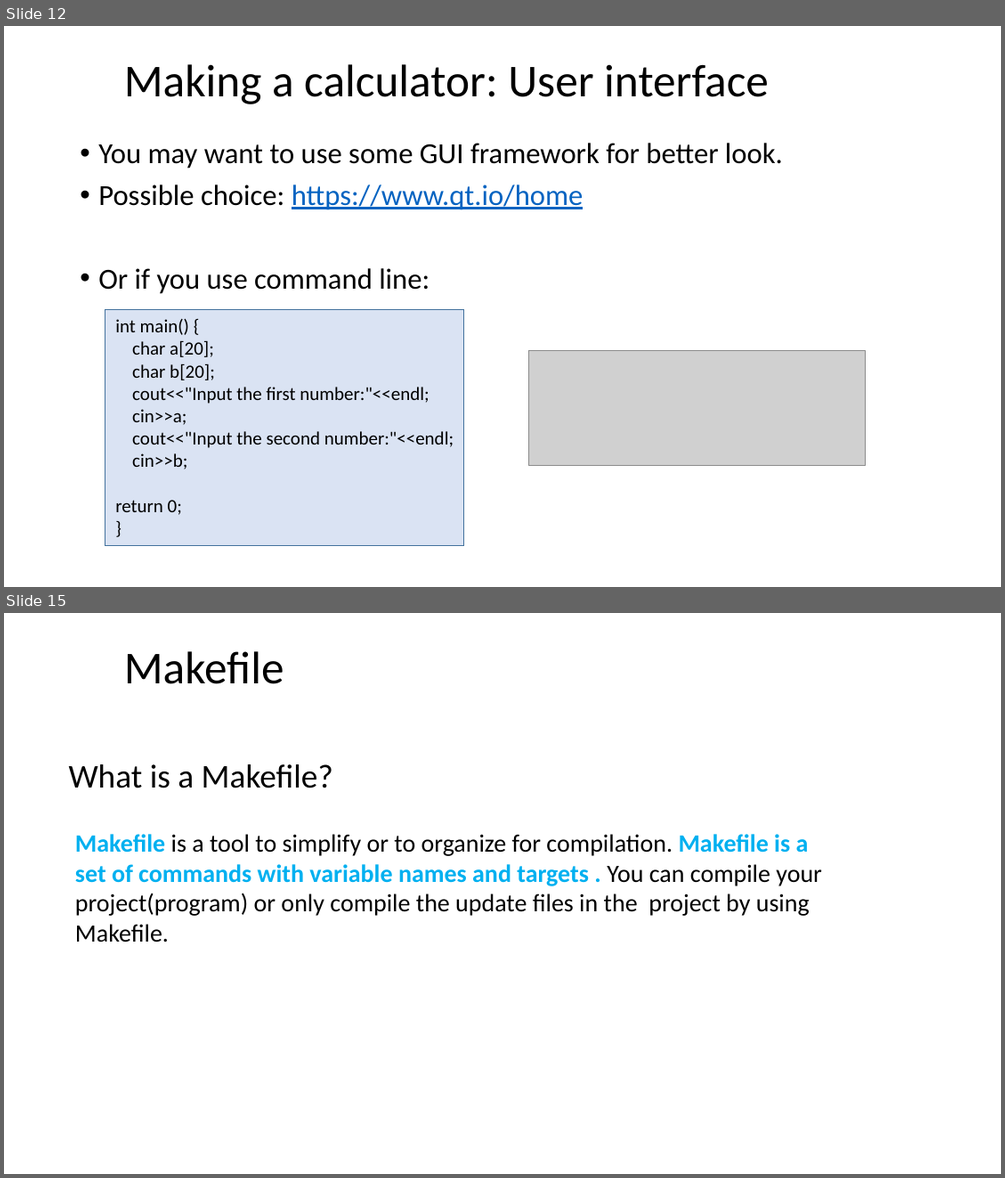
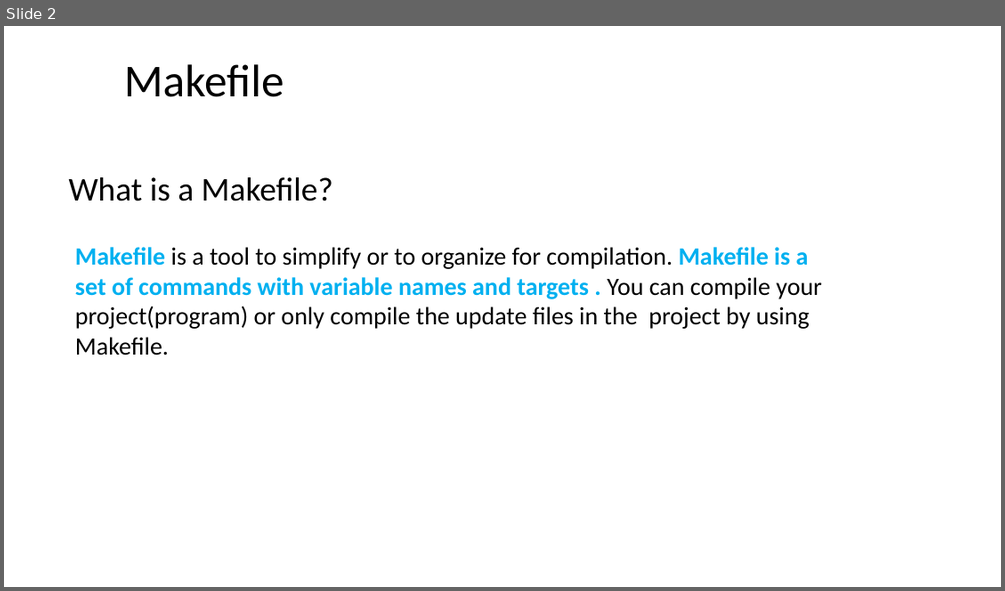
Before and after one commit to ShiqiYu/CPP, a slide deck: week03/Lab03.pptx. Shown one above the other, each under a label of ours: slides 12 and 15 before the commit, slide 2 after it; the slides between them are not shown. The pictures are 1005x1178 and 1005x591 pixels, drawn with LibreOffice and Linux fonts; fonts in the diff are those of the drawing; grey boxes stand for pictures; background and template pictures are left out. Boxes give left, top, right and bottom in pixels: in the first picture for what was removed or moved away, otherwise in the second. Text is boxed around its words. In the diff, an @@ line names an element or a change of style, - is before the commit and + after.

```diff
--- a/week03/Lab03.pptx
+++ b/week03/Lab03.pptx
@@ slide 12 removed at bbox=[4, 26, 1001, 587], background #FFFFFF @@
@@ title removed at bbox=[124, 64, 769, 104] @@
-Making a calculator: User interface
@@ text removed at bbox=[98, 143, 783, 294] @@
-• You may want to use some GUI framework for better look.
-• Possible choice: https://www.qt.io/home
-• Or if you use command line:
@@ rectangle removed at bbox=[105, 310, 464, 546] @@
@@ text removed at bbox=[115, 319, 453, 515] @@
-int main() {
-char a[20];
-char b[20];
-cout<<"Input the first number:"<<endl;
-cin>>a;
-cout<<"Input the second number:"<<endl;
-cin>>b;
-return 0;
-}
@@ picture removed at bbox=[528, 351, 865, 465] @@
@@ what was slide 15 is now slide 2 @@
```
Also in this commit, not shown: 1 slide changed, 14 other slides removed, 2 other files.
